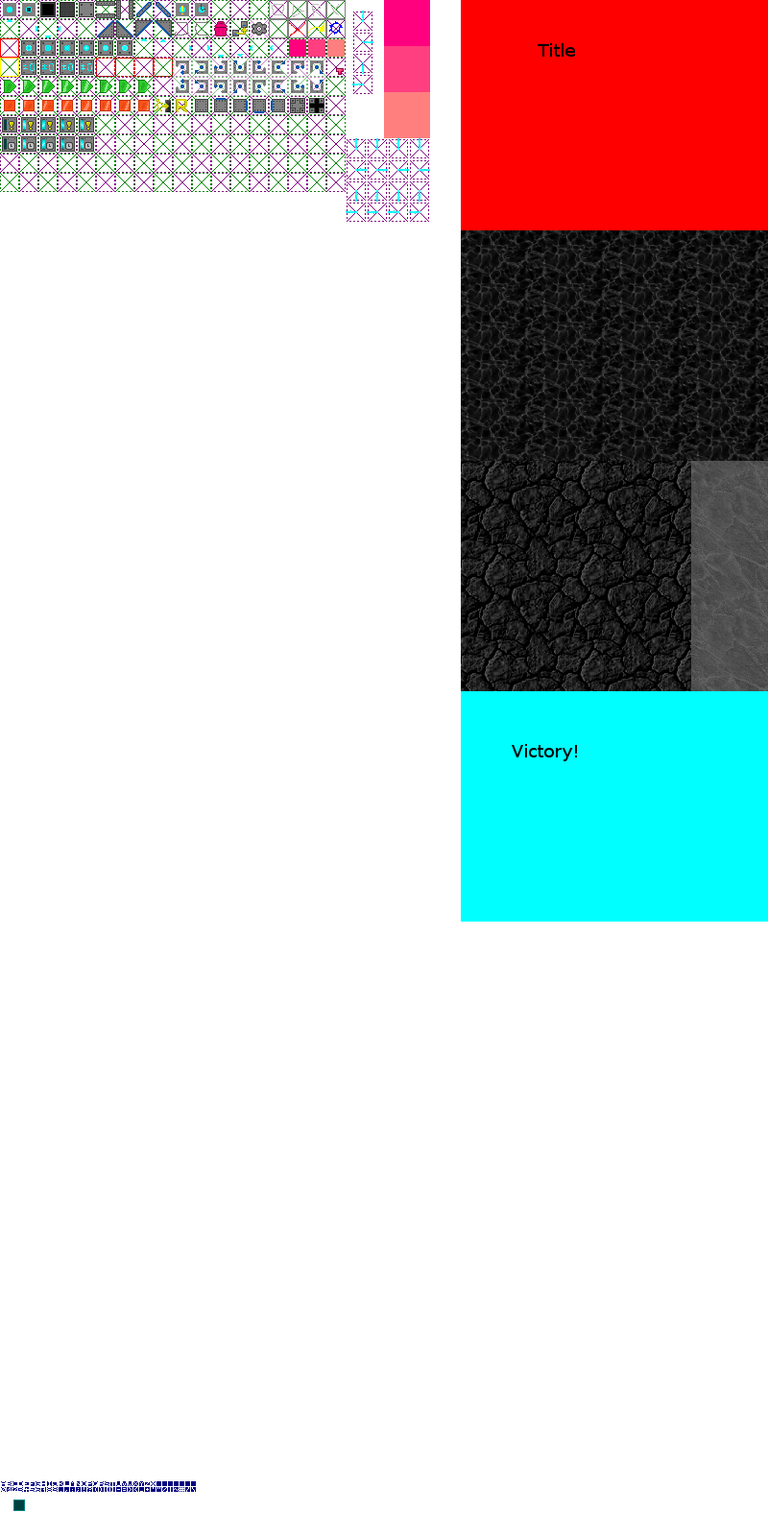
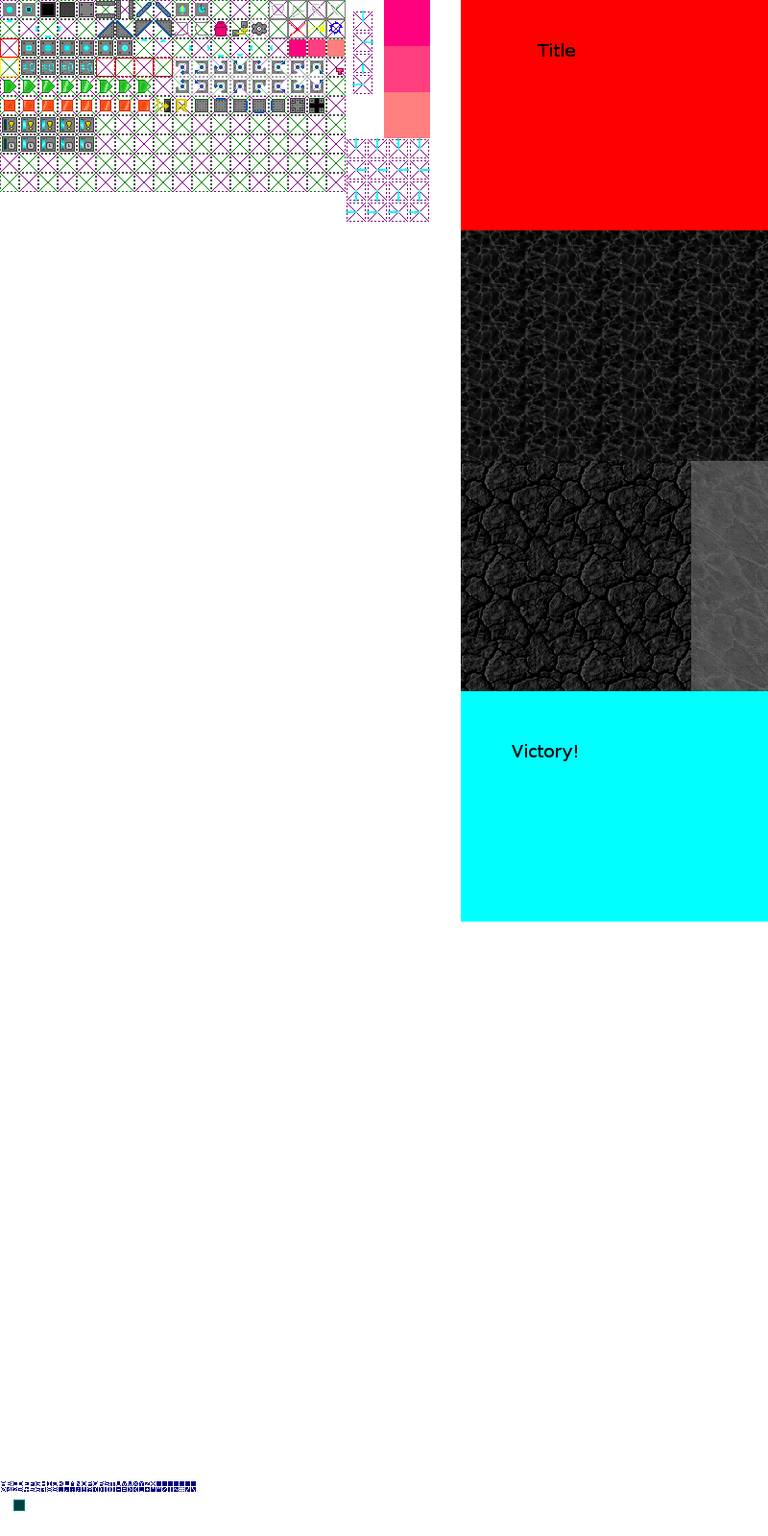
Comparing the layer stacks of the two 768px x 1536px images. Changes:
painted on "stuff" over [164, 98, 171, 113]
